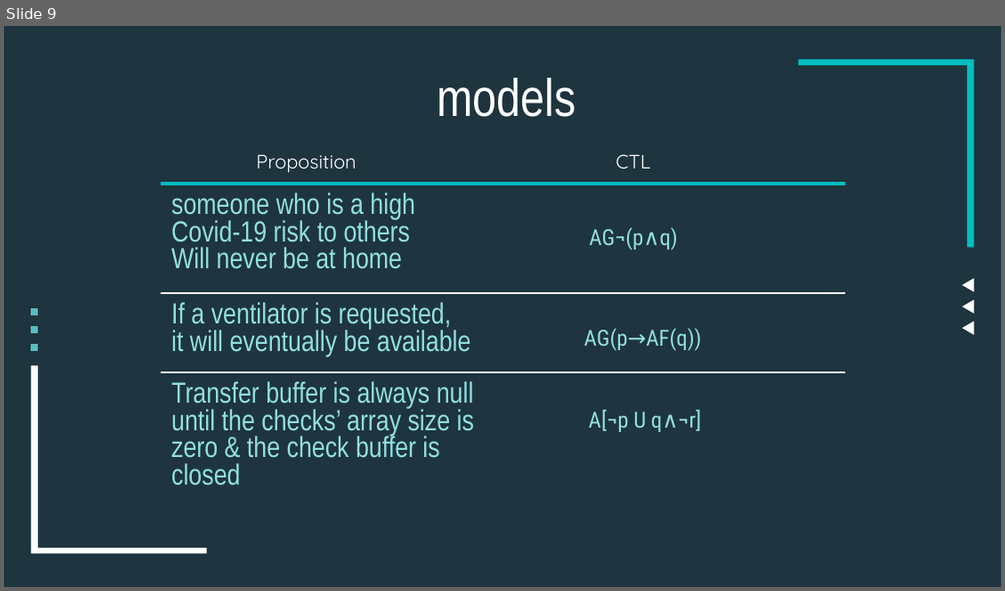
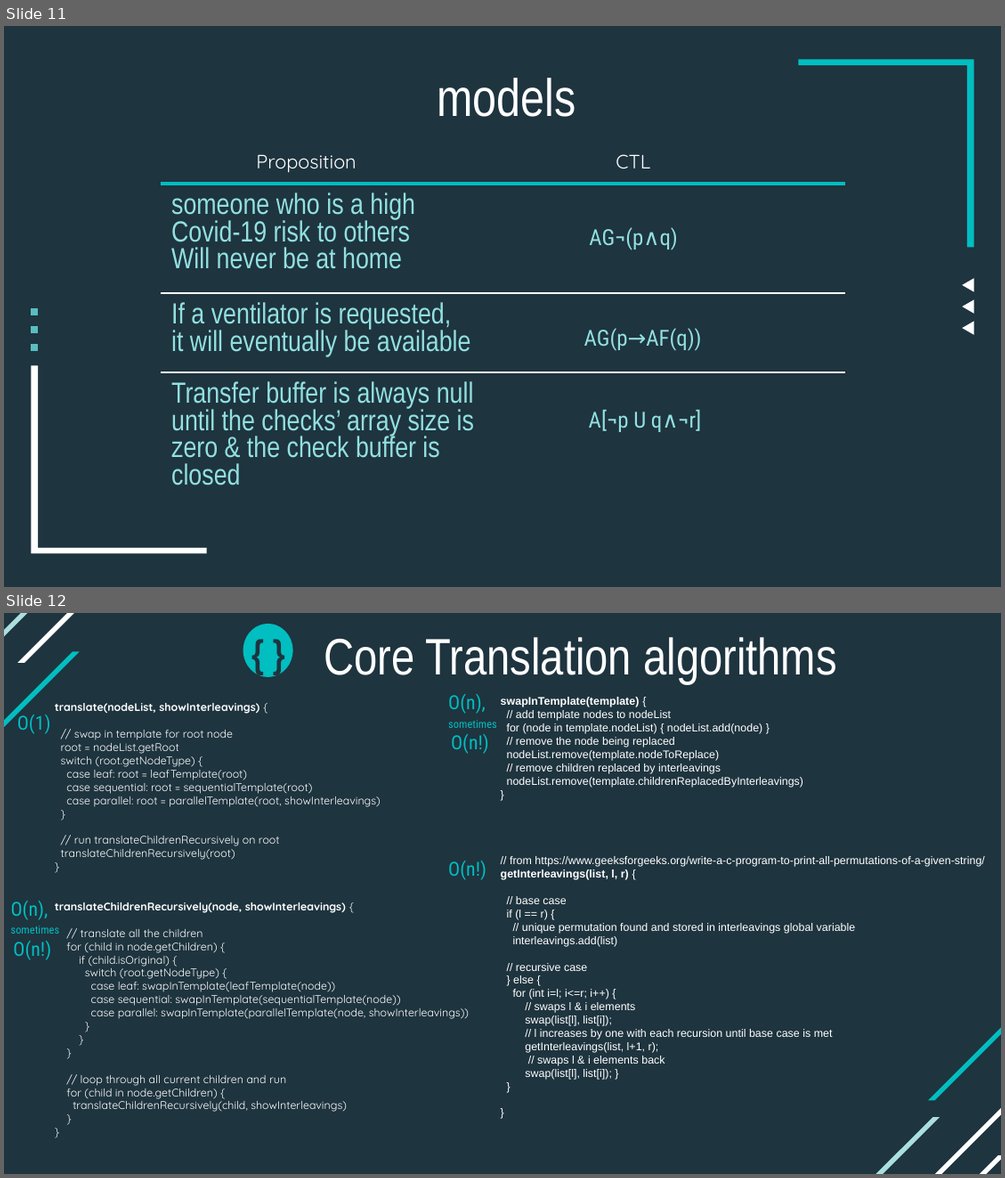
Before and after one commit to mark-mcdermott/mcdmodelcheckermvc, a slide deck: src/main/resources/misc/ppt/thesis-defense.pptx. Shown one above the other, each under a label of ours: slide 9 before the commit, slides 11 and 12 after it. The pictures are 1005x591 and 1005x1178 pixels, drawn with LibreOffice and Linux fonts; fonts in the diff are those of the drawing. Boxes give left, top, right and bottom in pixels: in the first picture for what was removed or moved away, otherwise in the second. Text is boxed around its words. In the diff, an @@ line names an element or a change of style, - is before the commit and + after.

```diff
--- a/src/main/resources/misc/ppt/thesis-defense.pptx
+++ b/src/main/resources/misc/ppt/thesis-defense.pptx
@@ slide 12 added at (4,613,1001,1174), background #1E343F @@
@@ freeform shape added at (4,613,62,670), fill #ABDFDF @@
@@ freeform shape added at (18,613,132,663), fill #FFFFFF @@
@@ text added at (198,619,338,678), 28 pt, text #1E343F, bold @@
+{ }
@@ freeform shape added at (242,624,295,678), fill #01BEC0 @@
@@ text added at (324,637,836,684), 37 pt, text #FFFFFF @@
+Core Translation algorithms
@@ freeform shape added at (4,652,80,760), fill #01BEC0 @@
@@ text added at (17,712,51,734), 14 pt, text #01BEC0 @@
+O(1)
@@ subtitle added at (55,703,469,1111), 8 pt, text #FFFFFF @@
+translate(nodeList, showInterleavings) {
+// swap in template for root node
+root = nodeList.getRoot
+switch (root.getNodeType) {
+case leaf: root = leafTemplate(root)
+case sequential: root = sequentialTemplate(root)
+case parallel: root = parallelTemplate(root, showInterleavings)
+}
+// run translateChildrenRecursively on root
+translateChildrenRecursively(root)
+}
+translateChildrenRecursively(node, showInterleavings) {
+// translate all the children
+for (child in node.getChildren) {
+if (child.isOriginal) {
+switch (root.getNodeType) {
+case leaf: swapInTemplate(leafTemplate(node))
+case sequential: swapInTemplate(sequentialTemplate(node))
+case parallel: swapInTemplate(parallelTemplate(node, showInterleavings))
+}
+}
+}
+// loop through all current children and run
+for (child in node.getChildren) {
+translateChildrenRecursively(child, showInterleavings)
+}
+}
@@ text added at (448,694,497,754), 14 pt, text #01BEC0 @@
+O(n),
+sometimes
+O(n!)
@@ text added at (501,697,984,1079), 8 pt, text #FFFFFF @@
+swapInTemplate(template) {
+// add template nodes to nodeList
+for (node in template.nodeList) { nodeList.add(node) }
+// remove the node being replaced
+nodeList.remove(template.nodeToReplace)
+// remove children replaced by interleavings
+nodeList.remove(template.childrenReplacedByInterleavings)
+}
+// from https://www.geeksforgeeks.org/write-a-c-program-to-print-all-permutations-of-a-given-string/
+getInterleavings(list, l, r) {
+// base case
+if (l == r) {
+// unique permutation found and stored in interleavings global variable
+interleavings.add(list)
+// recursive case
+} else {
+for (int i=l; i<=r; i++) {
+// swaps l & i elements
+swap(list[l], list[i]);
+// l increases by one with each recursion until base case is met
+getInterleavings(list, l+1, r);
+// swaps l & i elements back
+swap(list[l], list[i]); }
+}
+}
@@ text added at (448,860,486,880), 14 pt, text #01BEC0 @@
+O(n!)
@@ text added at (11,900,60,960), 14 pt, text #01BEC0 @@
+O(n),
+sometimes
+O(n!)
@@ freeform shape added at (928,993,1001,1101), fill #01BEC0 @@
@@ freeform shape added at (914,1086,1001,1174), fill #FFFFFF @@
@@ freeform shape added at (842,1117,939,1174), fill #ABDFDF @@
@@ freeform shape added at (938,1155,1001,1174), fill #FFFFFF @@
@@ what was slide 9 is now slide 11 @@
```
Also in this commit, not shown: 4 slides changed, 12 other slides added, 6 slides removed, 26 other files.
